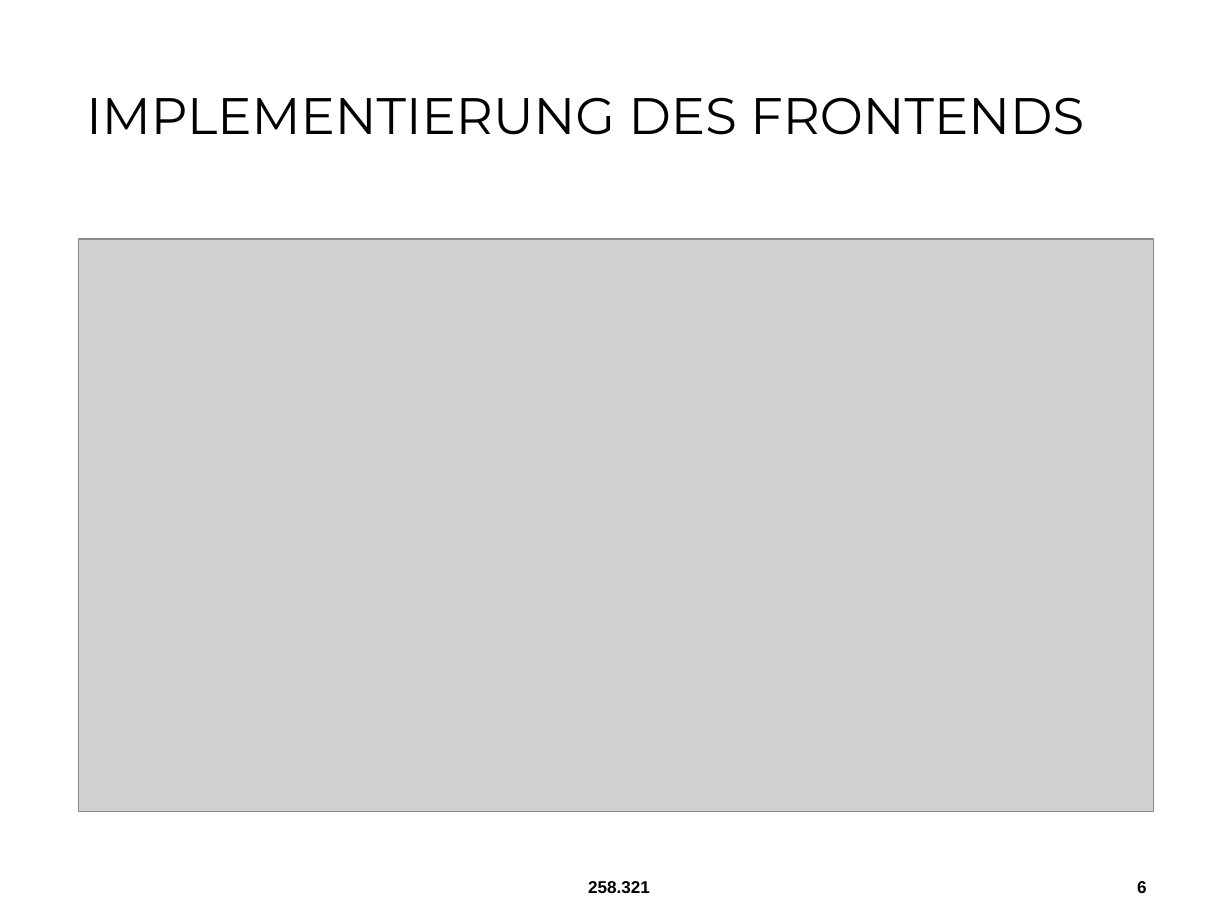
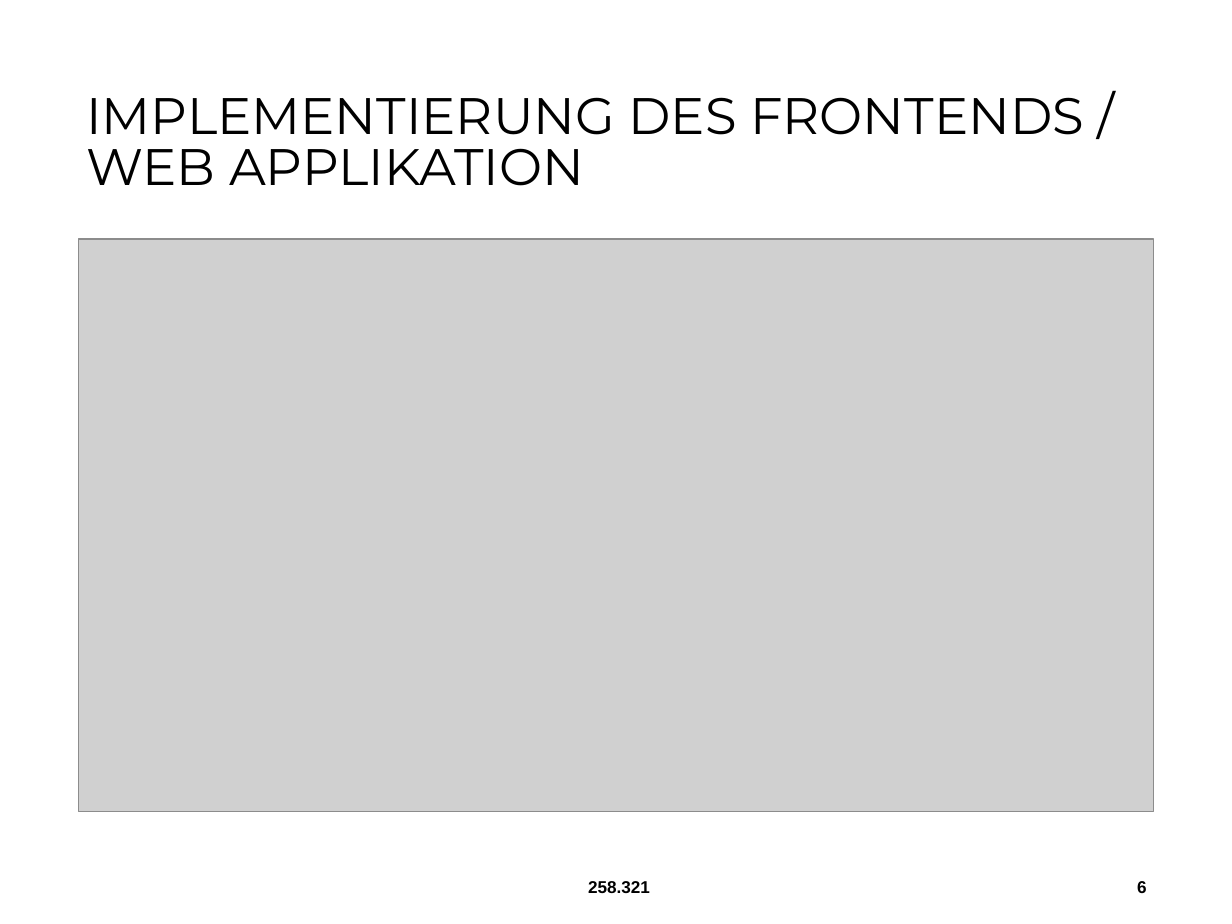
Before and after one commit to Kaltrin1/DKE_PR, a slide deck: slide 6 of Zwischenpräsentation/Zwischenpräsentation_11.05.2020.pptx. Drawn at 1232x924 pixels with LibreOffice and Linux fonts; fonts in the diff are those of the drawing; grey boxes stand for pictures; background and template pictures are left out. Boxes give left, top, right and bottom in pixels: in the first picture for what was removed or moved away, otherwise in the second. Text is boxed around its words. In the diff, an @@ line names an element or a change of style, - is before the commit and + after.

```diff
--- a/Zwischenpräsentation/Zwischenpräsentation_11.05.2020.pptx
+++ b/Zwischenpräsentation/Zwischenpräsentation_11.05.2020.pptx
@@ title at (86,97,1084,186): text changed @@
-IMPLEMENTIERUNG DES FRONTENDS
+IMPLEMENTIERUNG DES FRONTENDS / WEB APPLIKATION
```
Also in this commit, not shown: 3 other slides changed, 2 other files.
